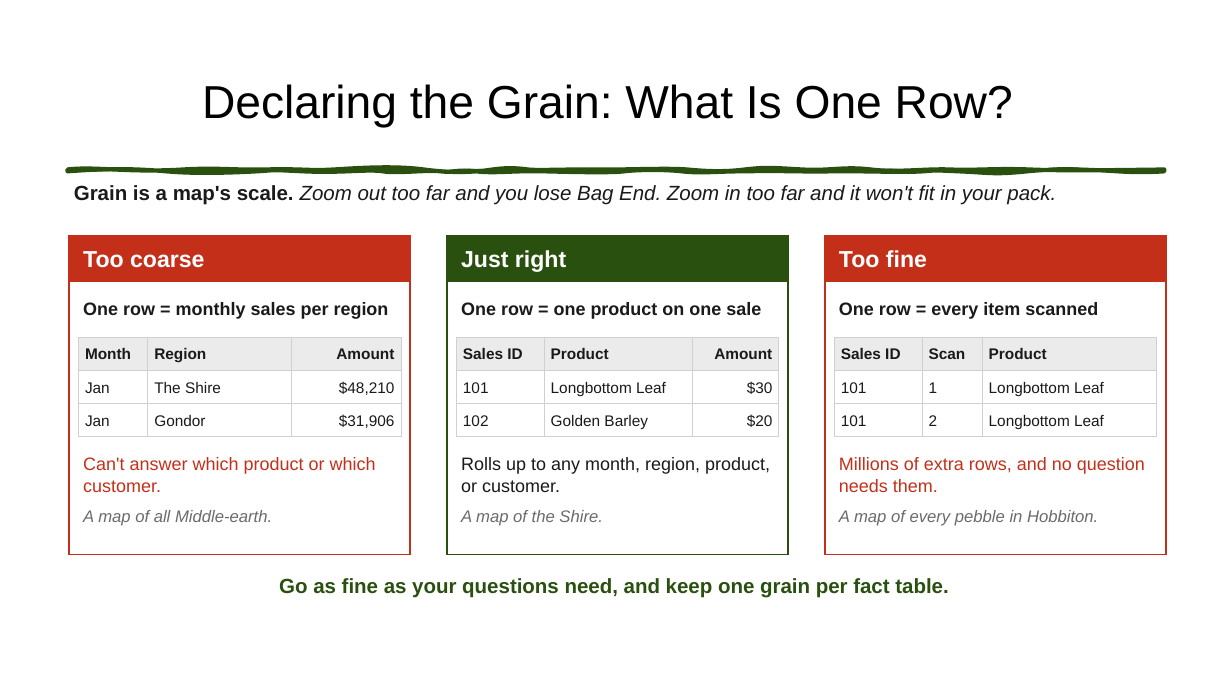
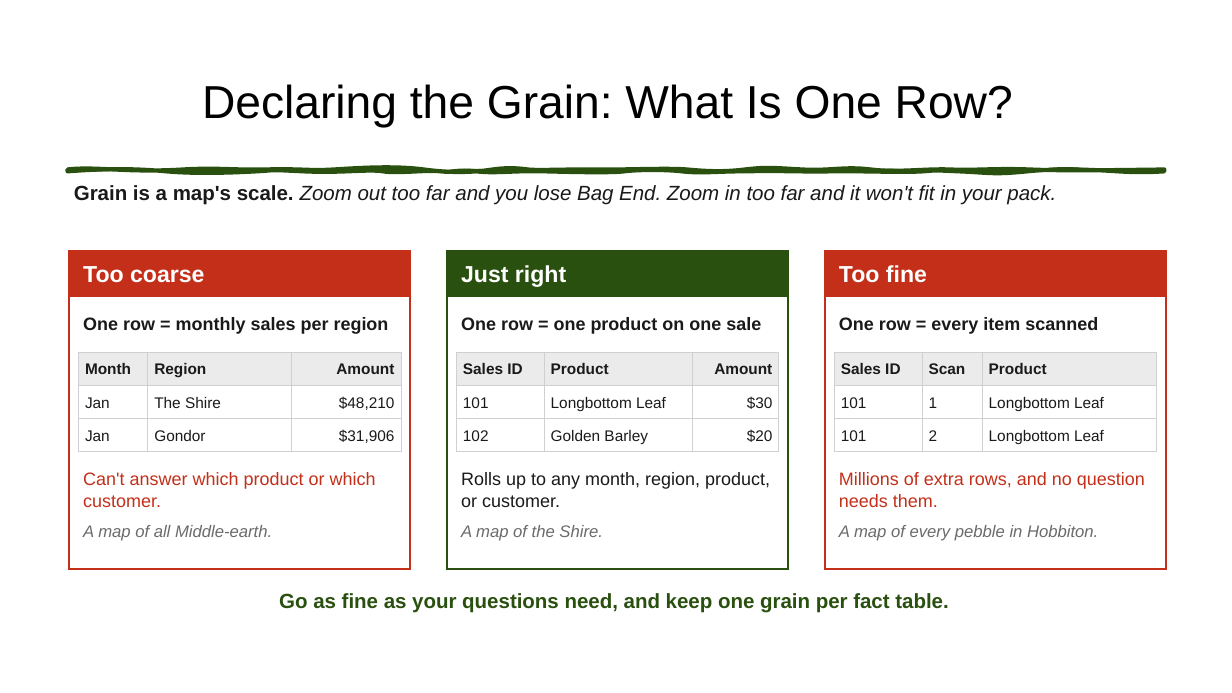
Before and after one commit to Anytsirk12/DataOnWheels, a slide deck: slide 14 of Presentations/Fellowship of the Star Schema/The Fellowship of the Star Schema Transforming OLTP Data for Power BI.pptx. Drawn at 1232x693 pixels with LibreOffice and Linux fonts; fonts in the diff are those of the drawing. Boxes give left, top, right and bottom in pixels: in the first picture for what was removed or moved away, otherwise in the second. Text is boxed around its words. In the diff, an @@ line names an element or a change of style, - is before the commit and + after.

```diff
--- a/Presentations/Fellowship of the Star Schema/The Fellowship of the Star Schema Transforming OLTP Data for Power BI.pptx
+++ b/Presentations/Fellowship of the Star Schema/The Fellowship of the Star Schema Transforming OLTP Data for Power BI.pptx
@@ 33 rectangles, 7 texts: place and size @@
-33 rectangles, 7 texts at <box>69,236,1166,598</box>
+33 rectangles, 7 texts at <box>69,250,1166,613</box>
```
Also in this commit, not shown: 9 other slides changed, 4 other files.
